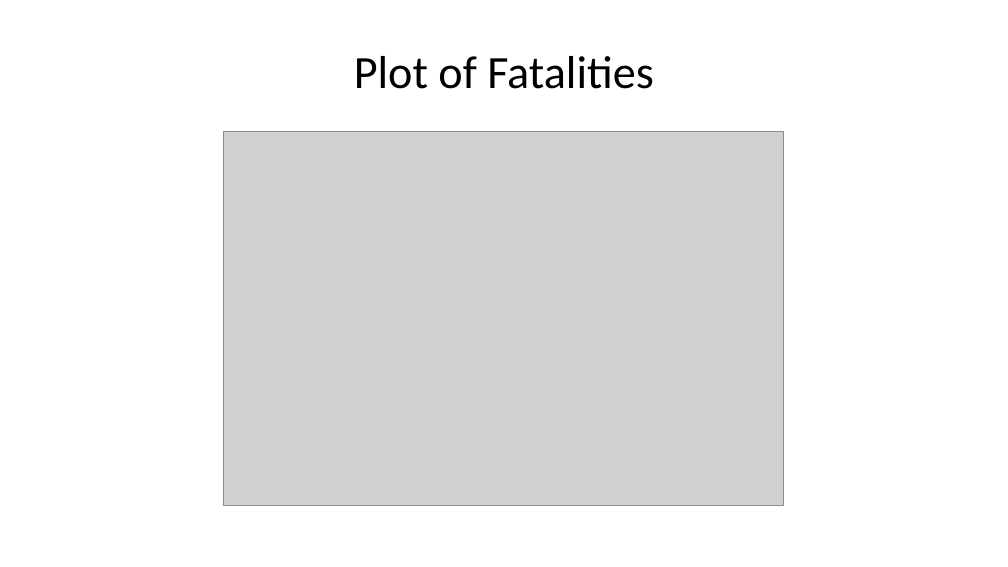
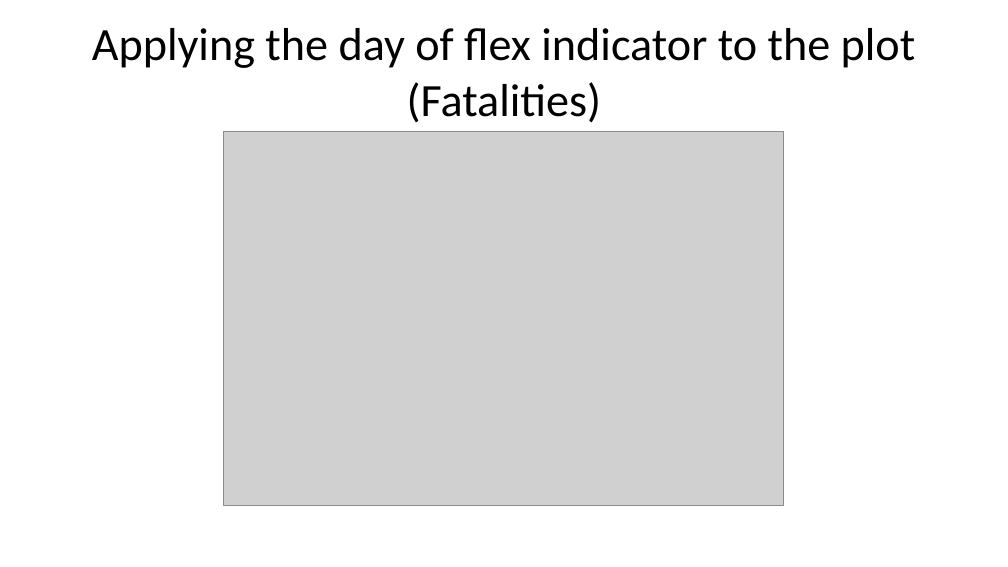
Before and after one commit to austinlackey/covid-simulations, a slide deck: slide 19 of main.pptx (slide 14 before the commit). Drawn at 1008x567 pixels with LibreOffice and Linux fonts; fonts in the diff are those of the drawing; grey boxes stand for pictures. Boxes give left, top, right and bottom in pixels: in the first picture for what was removed or moved away, otherwise in the second. Text is boxed around its words. In the diff, an @@ line names an element or a change of style, - is before the commit and + after.

```diff
--- a/main.pptx
+++ b/main.pptx
@@ title at (92, 28, 916, 123): text changed @@
-Plot of Fatalities
+Applying the day of flex indicator to the plot (Fatalities)
```
Also in this commit, not shown: 5 other slides changed, 4 slides added, 1 slide removed, 2 other files.
